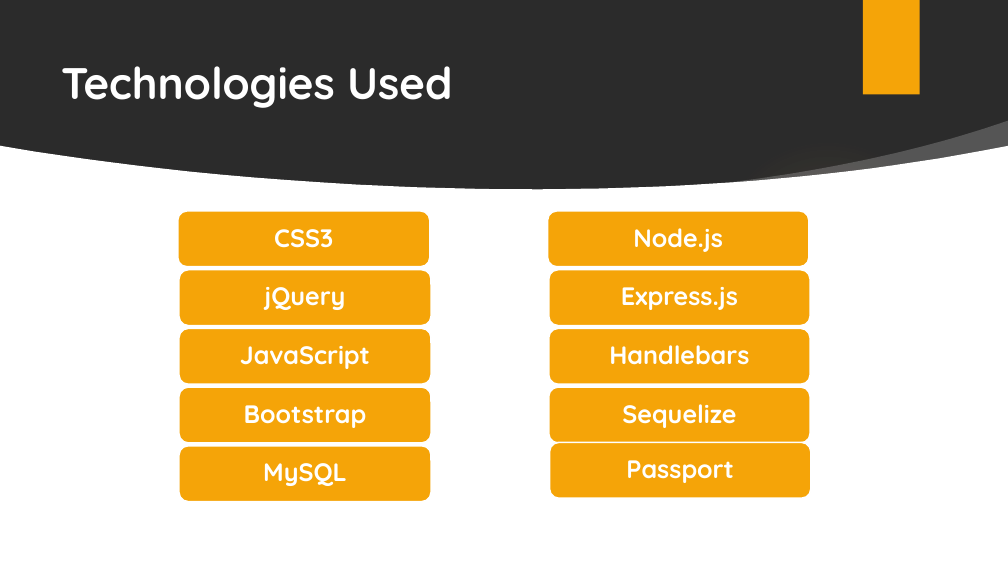
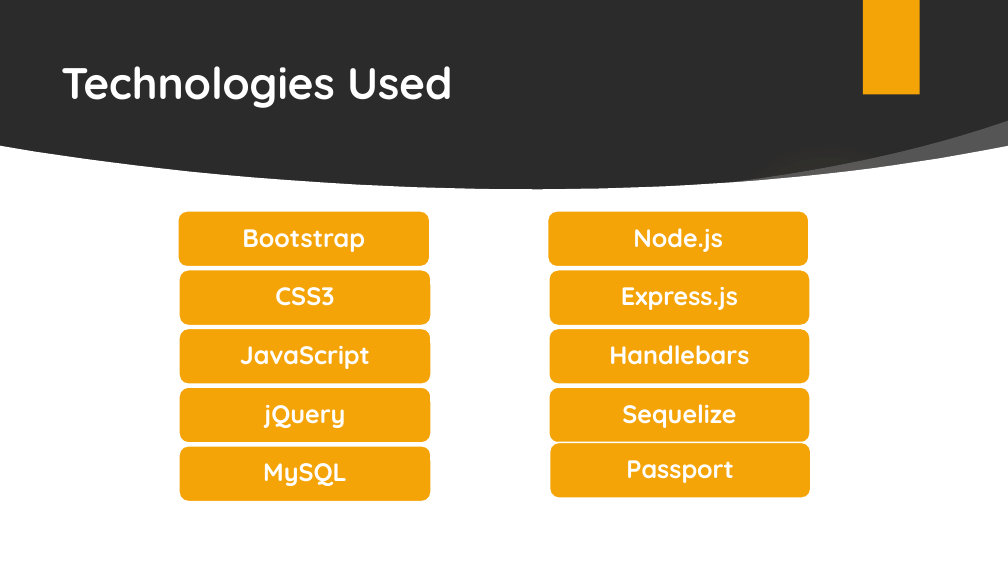
Before and after one commit to BarbaraHernandez/localvote, a slide deck: slide 5 of local-vote-ppt.pptx. Drawn at 1008x567 pixels with LibreOffice and Linux fonts; fonts in the diff are those of the drawing; background and template pictures are left out; a plain dark background stands for a picture behind light text. Boxes give left, top, right and bottom in pixels: in the first picture for what was removed or moved away, otherwise in the second. Text is boxed around its words. In the diff, an @@ line names an element or a change of style, - is before the commit and + after.

Commit message:
ppt is ready

```diff
--- a/local-vote-ppt.pptx
+++ b/local-vote-ppt.pptx
@@ text "Bootstrap": place and size @@
-text "Bootstrap" at (244, 405, 367, 428)
+text "Bootstrap" at (242, 229, 365, 252)
@@ text "CSS3": place and size @@
-text "CSS3" at (274, 229, 333, 248)
+text "CSS3" at (275, 287, 334, 306)
@@ text "jQuery": place and size @@
-text "jQuery" at (264, 287, 345, 310)
+text "jQuery" at (264, 405, 345, 428)
```
Also in this commit, not shown: 1 other file.
